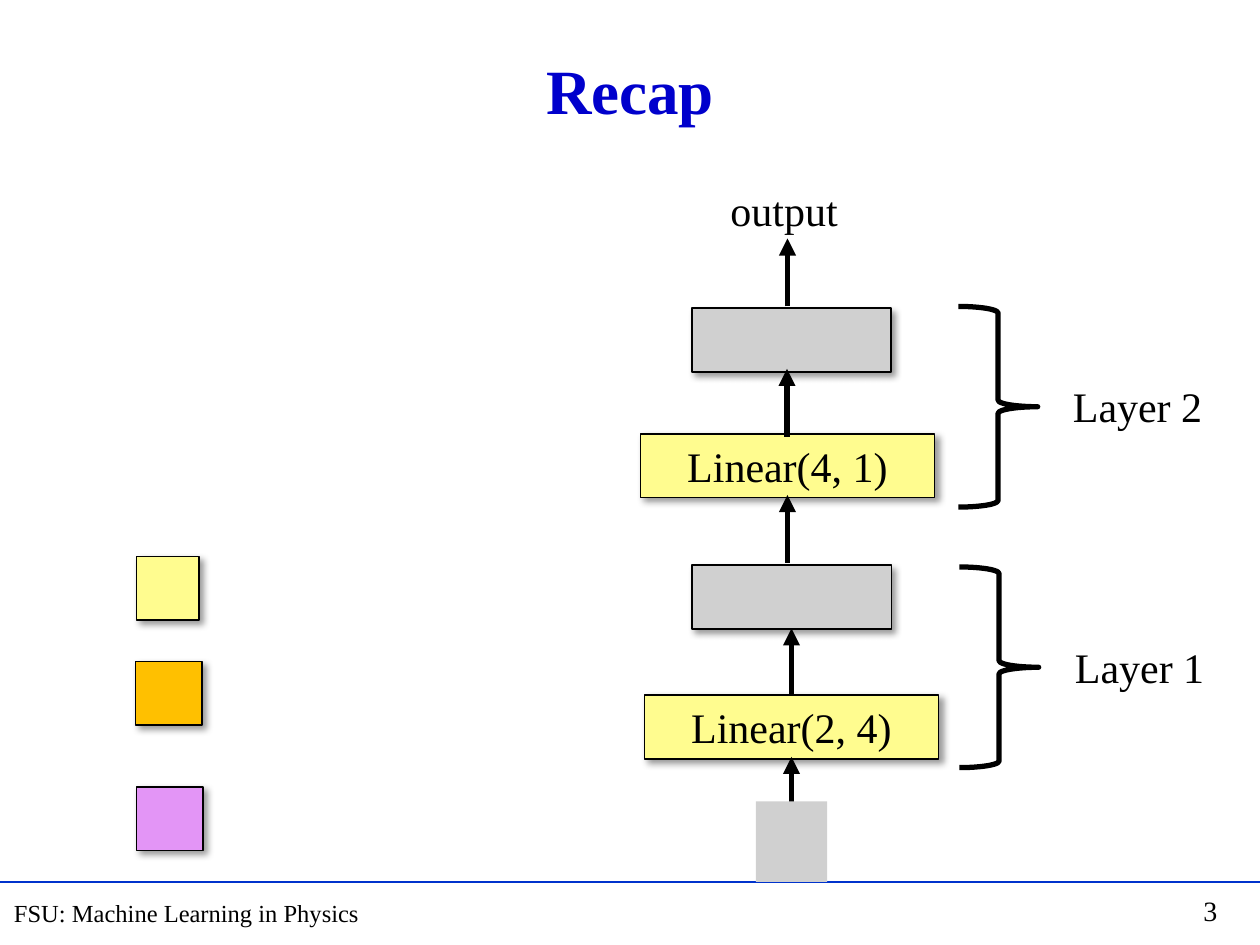
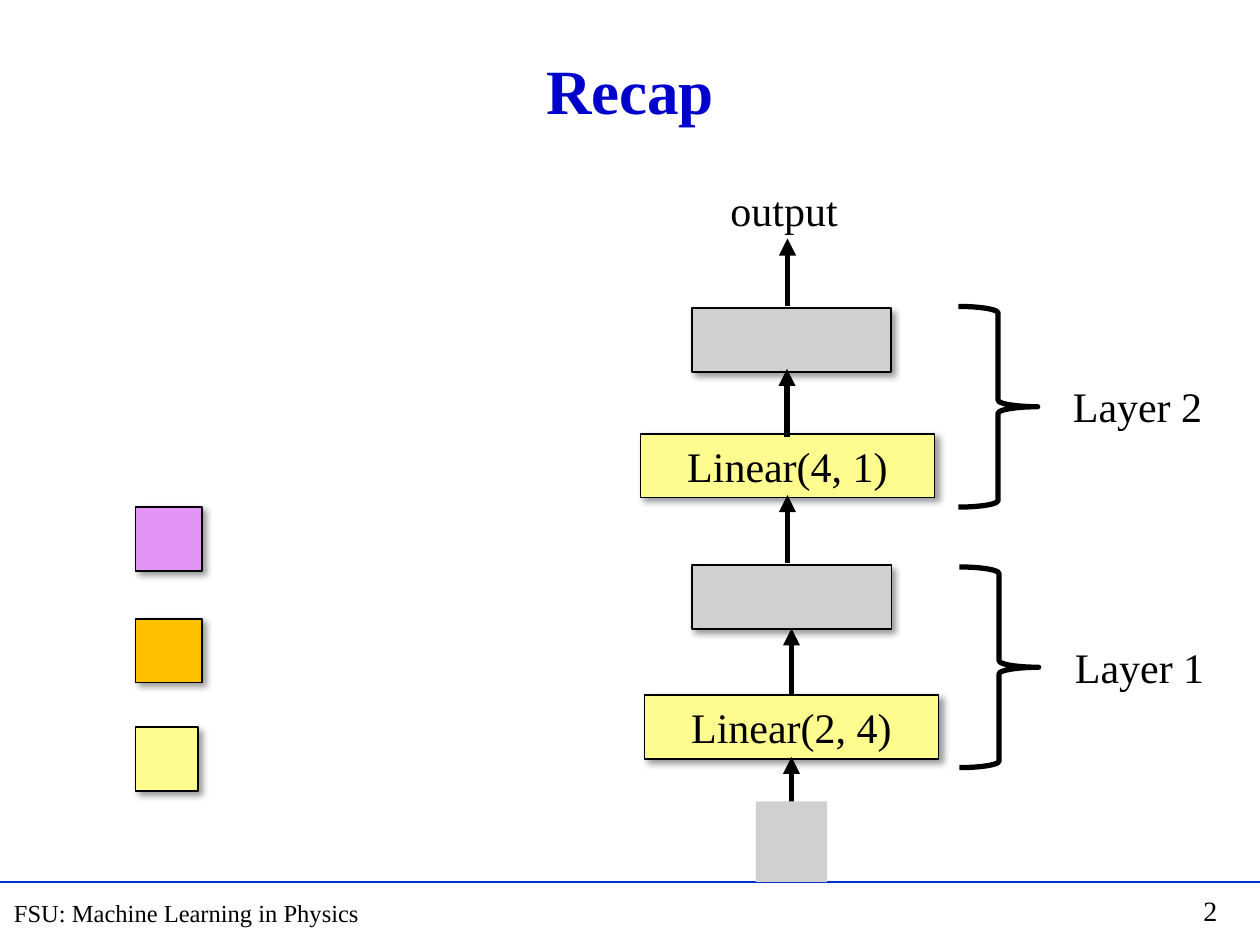
Before and after one commit to hbprosper/mlinphysics, a slide deck: slide 2 of Lectures/01.Foundations/Lecture02.pptx (slide 3 before the commit). Drawn at 1260x945 pixels with LibreOffice and Linux fonts; fonts in the diff are those of the drawing; grey boxes stand for pictures. Boxes give left, top, right and bottom in pixels: in the first picture for what was removed or moved away, otherwise in the second. Text is boxed around its words. In the diff, an @@ line names an element or a change of style, - is before the commit and + after.

```diff
--- a/Lectures/01.Foundations/Lecture02.pptx
+++ b/Lectures/01.Foundations/Lecture02.pptx
@@ rectangle: place and size @@
-rectangle at box(136, 788, 203, 850)
+rectangle at box(136, 508, 203, 571)
@@ rectangle: place and size @@
-rectangle at box(136, 662, 203, 724)
+rectangle at box(136, 619, 203, 682)
@@ rectangle: place and size @@
-rectangle at box(136, 557, 199, 620)
+rectangle at box(136, 727, 199, 790)
@@ page number at box(1203, 902, 1217, 921): text changed @@
-3
+2
```
Also in this commit, not shown: 1 other slide changed, 1 slide added, 3 slides removed, 11 other files.
